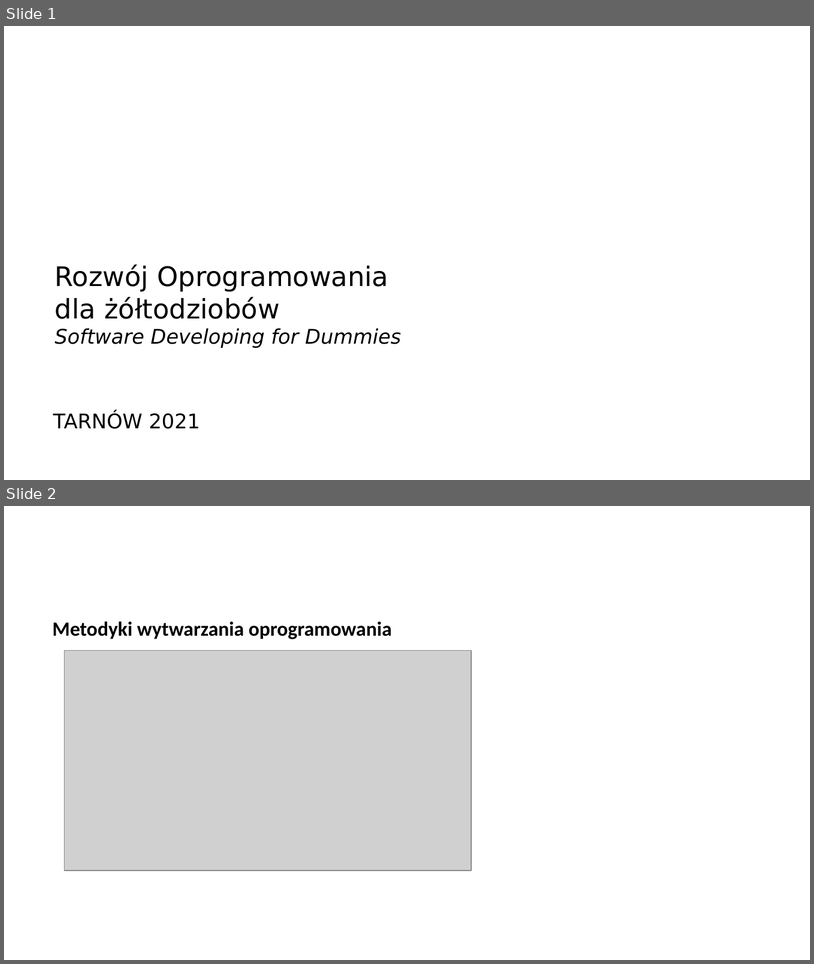
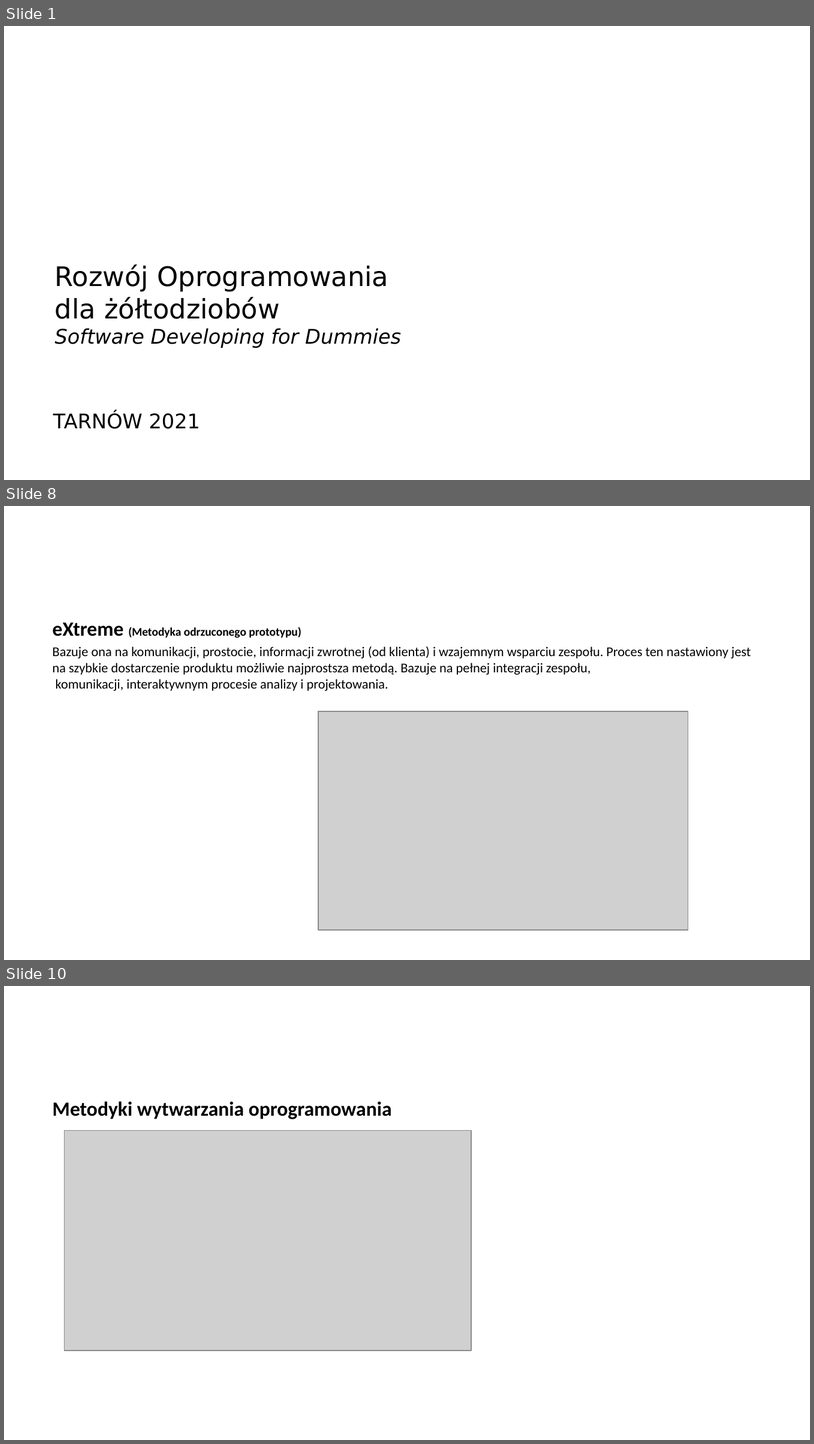
Before and after one commit to arturkwiek/gitlab-tutorial, a slide deck: gitLab - tutorial.pptx. Shown one above the other, each under a label of ours: slides 1 and 2 before the commit, slides 1, 8 and 10 after it; the slides between them are not shown. The pictures are 814x964 and 814x1444 pixels, drawn with LibreOffice and Linux fonts; fonts in the diff are those of the drawing; grey boxes stand for pictures; background and template pictures are left out. Boxes give left, top, right and bottom in pixels: in the first picture for what was removed or moved away, otherwise in the second. Text is boxed around its words. In the diff, an @@ line names an element or a change of style, - is before the commit and + after.

```diff
--- a/gitLab - tutorial.pptx
+++ b/gitLab - tutorial.pptx
@@ slide 8 added at (x1=4, y1=506, x2=810, y2=960), background picture (left out) @@
@@ text added at (x1=53, y1=622, x2=751, y2=691), 12 pt, text #000000 @@
+eXtreme (Metodyka odrzuconego prototypu)
+Bazuje ona na komunikacji, prostocie, informacji zwrotnej (od klienta) i wzajemnym wsparciu zespołu. Proces ten nastawiony jest na szybkie dostarczenie produktu możliwie najprostsza metodą. Bazuje na pełnej integracji zespołu, komunikacji, interaktywnym procesie analizy i projektowania.
@@ picture added at (x1=318, y1=711, x2=689, y2=930) @@
@@ what was slide 2 is now slide 10 @@
```
Also in this commit, not shown: 1 slide changed, 10 other slides added.
